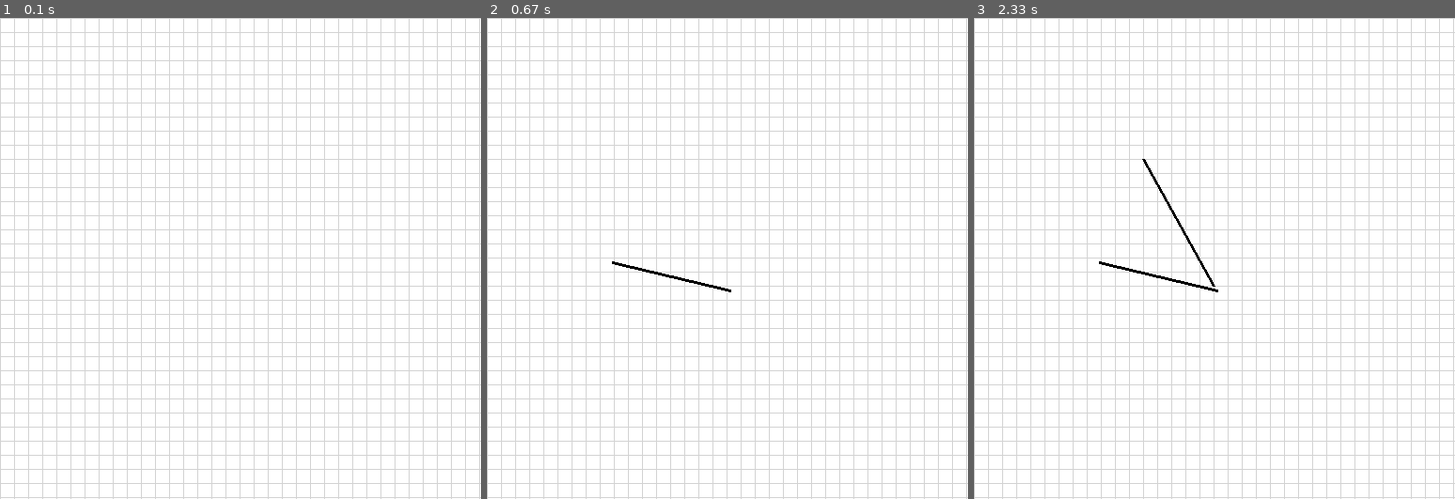
Above: before the commit, frames 1-3 (left to right).
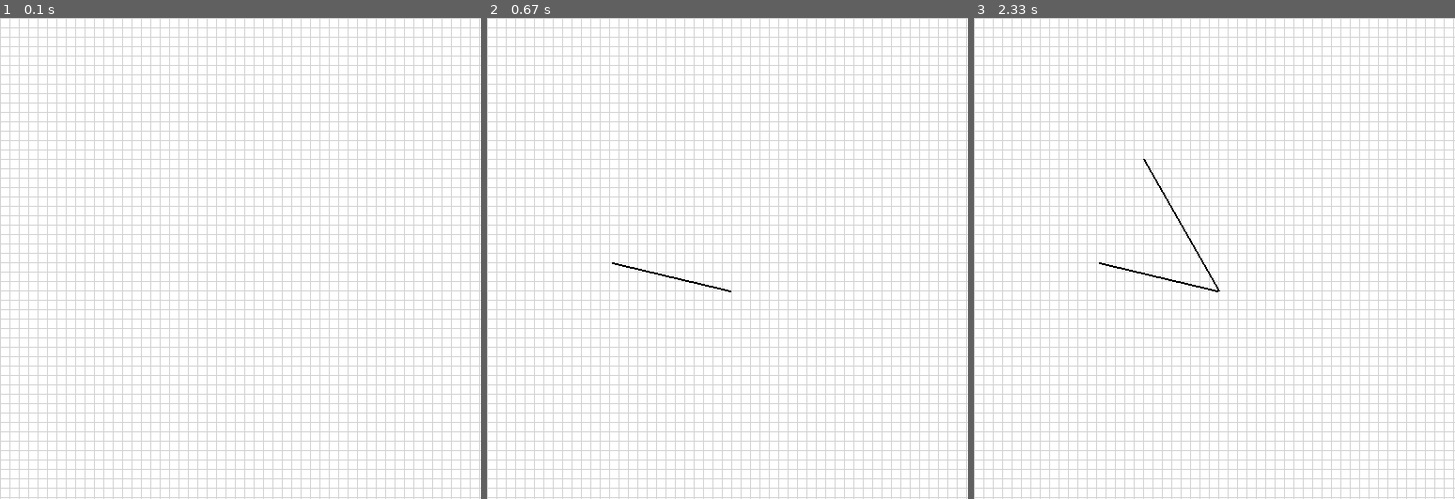
Above: after the commit, the same moments.

Repository: AndyD20/Dungeon-Mapper
Game: pygame game, started from dungeon_mapper.py
The game is run twice, just before and just after one commit, with the same random seed, the same clock (stepped at 60 frames per second) and the same inputs.
Inputs (mouse positions are in pixels of both pictures, inside the frame that each line leads up to):
- Up to frame 1 (0.1 s): no input
- Up to frame 2 (0.67 s): press the mouse at (732, 292) at 0.37 s; move the mouse to (669, 277) at 0.47 s; release the mouse at (612, 263) at 0.6 s
- Up to frame 3 (2.33 s): tap Z at 0.67 s; hold L 1.5-1.97 s; press the mouse at (1219, 292) at 2.03 s; move the mouse to (1180, 224) at 2.13 s; release the mouse at (1147, 157) at 2.27 s

The runs differ from the first frame. In frame 1, 18% of the frame differs, in the area x 0-100%, y 0-100%; in frame 2, 18%; in frame 3, 18%.

Commit message:
Actual refactoring changes
And undo the program variable default change.

Diff:
--- a/program_variables.py
+++ b/program_variables.py
@@ -1,6 +1,6 @@
 class ProgramVariables:
     shape = (512, 512)
-    tile_size = 15
+    tile_size = 10
     window_title = 'Dungeon Mapper'
     game_state = None
 
--- a/user_input.py
+++ b/user_input.py
@@ -43,7 +43,6 @@
     global grid_lock
     global ctrl_down
     global undo_buffer
-    global drawn_lines
 
     if event.key == K_l and event.type == KEYUP:
         grid_lock = not grid_lock
@@ -76,43 +75,47 @@
     if not grid_lock or (event.pos[0] % tile_size == 0 and event.pos[1] % tile_size == 0):
         line_begin = event.pos
     else:
-        x = round_number_to_nearest_grid_location(event.pos[0])
-        y = round_number_to_nearest_grid_location(event.pos[1])
-        line_begin = (x, y)
+        line_begin = round_coordinate_to_grid((event.pos[0], event.pos[1]))
 
 
 def old_line_cleanup():
-    m_pos = mouse_position()
-
     for line in drawn_lines:
         if not line.is_completed_line:
             drawn_lines.remove(line)
-
-    if draw_line and not grid_lock:
-        drawn_lines.append(DrawableLine((line_begin[0], line_begin[1]), (m_pos[0], m_pos[1]), False))
-    elif draw_line:
-        x = round_number_to_nearest_grid_location(line_begin[0])
-        y = round_number_to_nearest_grid_location(line_begin[1])
-        x2 = round_number_to_nearest_grid_location(m_pos[0])
-        y2 = round_number_to_nearest_grid_location(m_pos[1])
-        drawn_lines.append(DrawableLine((x, y), (x2, y2), False))
+    if draw_line:
+        draw_a_line(is_completed_line=False)
 
 
 def mouse_up():
     global draw_line
     global line_begin
 
-    m_pos = mouse_position()
-    if not grid_lock:
-        drawn_lines.append(DrawableLine((line_begin[0], line_begin[1]), (m_pos[0], m_pos[1]), True))
-    else:
-        x = round_number_to_nearest_grid_location(m_pos[0])
-        y = round_number_to_nearest_grid_location(m_pos[1])
-        drawn_lines.append(DrawableLine((line_begin[0], line_begin[1]), (x, y), True))
+    draw_a_line(is_completed_line=True)
 
     draw_line = False
     line_begin = (0, 0)
 
 
+def draw_a_line(is_completed_line):
+    m_pos = mouse_position()
+    if grid_lock:
+        draw_grid_locked_line(is_completed_line)
+    else:
+        drawn_lines.append(DrawableLine((line_begin[0], line_begin[1]), (m_pos[0], m_pos[1]), is_completed_line))
+
+
+def draw_grid_locked_line(is_completed_line):
+    m_pos = mouse_position()
+    x1, y1 = round_coordinate_to_grid((line_begin[0], line_begin[1]))
+    x2, y2 = round_coordinate_to_grid((m_pos[0], m_pos[1]))
+    drawn_lines.append(DrawableLine((x1, y1), (x2, y2), is_completed_line))
+
+
+def round_coordinate_to_grid(coordinate):
+    x = round_number_to_nearest_grid_location(coordinate[0])
+    y = round_number_to_nearest_grid_location(coordinate[1])
+    return x, y
+
+
 def round_number_to_nearest_grid_location(num):
     return int(tile_size * round(float(num)/tile_size))
